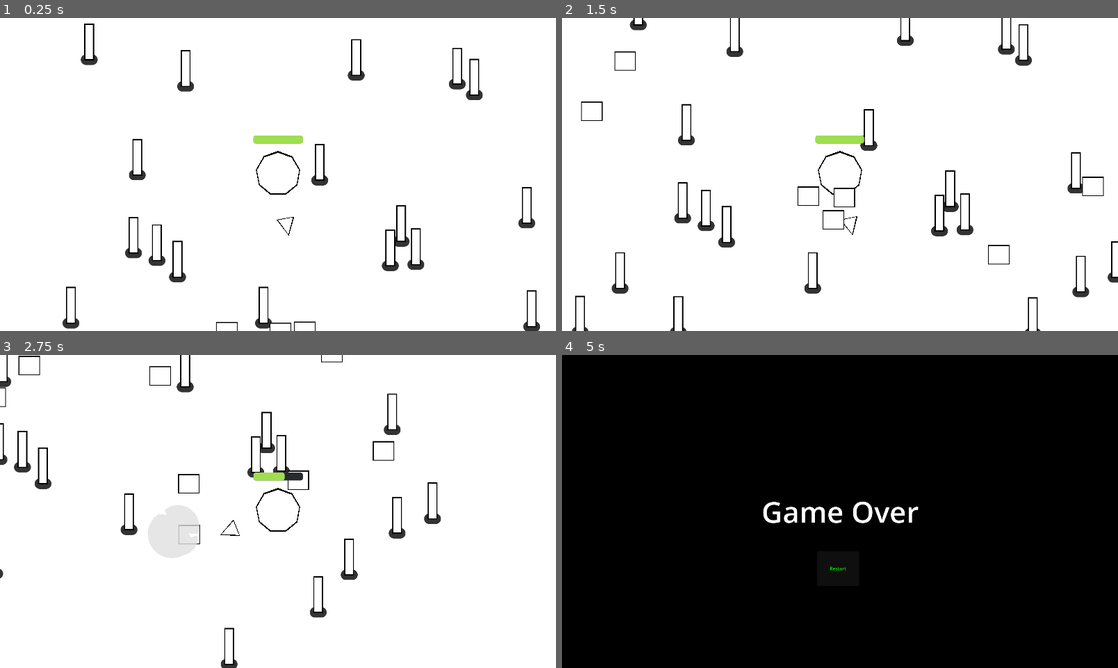
Above: before the commit, frames 1-4 (two rows, left to right).
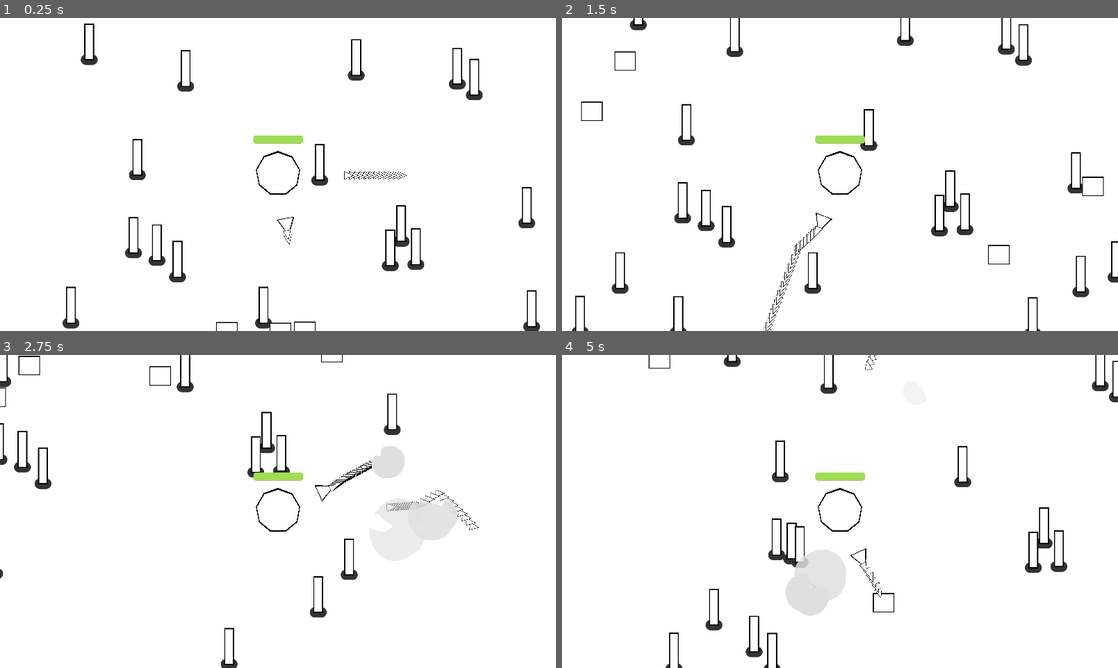
Above: after the commit, the same moments.

Repository: Alyosha-ctrl/foolJam2025
Game: Godot game, scene res://tower_survival.tscn
The game is run twice, just before and just after one commit, with the same random seed, the same clock (stepped at 60 frames per second) and the same inputs.
Inputs:
- Up to frame 1 (0.25 s): no input
- Up to frame 2 (1.5 s): hold D (move_right) 0.53-1.28 s; hold S (move_down) from 1.28 s (still down)
- Up to frame 3 (2.75 s): release S (move_down) at 2.03 s; hold D (move_right) from 2.03 s (still down)
- Up to frame 4 (5 s): release D (move_right) at 2.78 s; hold W (move_up) 2.78-3.53 s; hold A (move_left) from 3.53 s (still down)

The runs differ from the first frame. In frame 1, 0.1% of the frame differs, in the area x 50-74%, y 48-73%; in frame 2, 0.4%; in frame 3, 3.4%; in frame 4, 99%, in the area x 0-100%, y 0-100%.

Commit message:
Added death to pillars and added a max Entity count for performance

Diff:
--- a/gun.gd
+++ b/gun.gd
@@ -1,6 +1,6 @@
 extends Area2D
 
-var cooldown = 0.5
+var cooldown = 0.01
 var time = 0.0
 
 
--- a/gun.tscn
+++ b/gun.tscn
@@ -40,7 +40,7 @@
 
 [node name="Timer" type="Timer" parent="."]
 unique_name_in_owner = true
-wait_time = 0.1
+wait_time = 0.01
 autostart = true
 
 [connection signal="timeout" from="Timer" to="." method="_on_timer_timeout"]
--- /dev/null
+++ b/pillar.gd
@@ -0,0 +1,8 @@
+extends StaticBody2D
+
+func take_damage(damage):
+	const SMOKE_SCENE = preload("res://smoke_explosion/smoke_explosion.tscn")
+	var smoke = SMOKE_SCENE.instantiate()
+	get_parent().add_child(smoke)
+	smoke.global_position = global_position
+	queue_free()
--- a/pillar.tscn
+++ b/pillar.tscn
@@ -1,5 +1,6 @@
-[gd_scene load_steps=4 format=3 uid="uid://dgt6u56l0ew47"]
+[gd_scene load_steps=5 format=3 uid="uid://dgt6u56l0ew47"]
 
+[ext_resource type="Script" uid="uid://cs6k0n88f35gd" path="res://pillar.gd" id="1_r8rte"]
 [ext_resource type="Texture2D" uid="uid://b7rhtttevhxtj" path="res://characters/ground_shadow.png" id="1_tcmdu"]
 [ext_resource type="Texture2D" uid="uid://caqfk2xng5v5u" path="res://trees/pine_tree.png" id="2_r8rte"]
 
@@ -7,6 +8,7 @@
 radius = 19.105
 
 [node name="Pillar" type="StaticBody2D"]
+script = ExtResource("1_r8rte")
 
 [node name="GroundShadow" type="Sprite2D" parent="."]
 modulate = Color(0.2, 0.2, 0.2, 1)
--- a/tower_survival.gd
+++ b/tower_survival.gd
@@ -28,8 +28,12 @@
 func _on_timer_timeout() -> void:
 	#Randomly choose spawn_swarm, spawn_cluster, spawn_boss
 	#later once levels are implemented
-	spawn_mob()
-	spawn_object()
+	var max_entities = 500
+	if(!(len(get_children()) > max_entities)):
+		spawn_mob()
+		spawn_object()
+	else:
+		print("More than " + str(max_entities) + " entities")
 	time+=($Timer.wait_time)
 
 
Not shown, added: pillar.gd.uid
